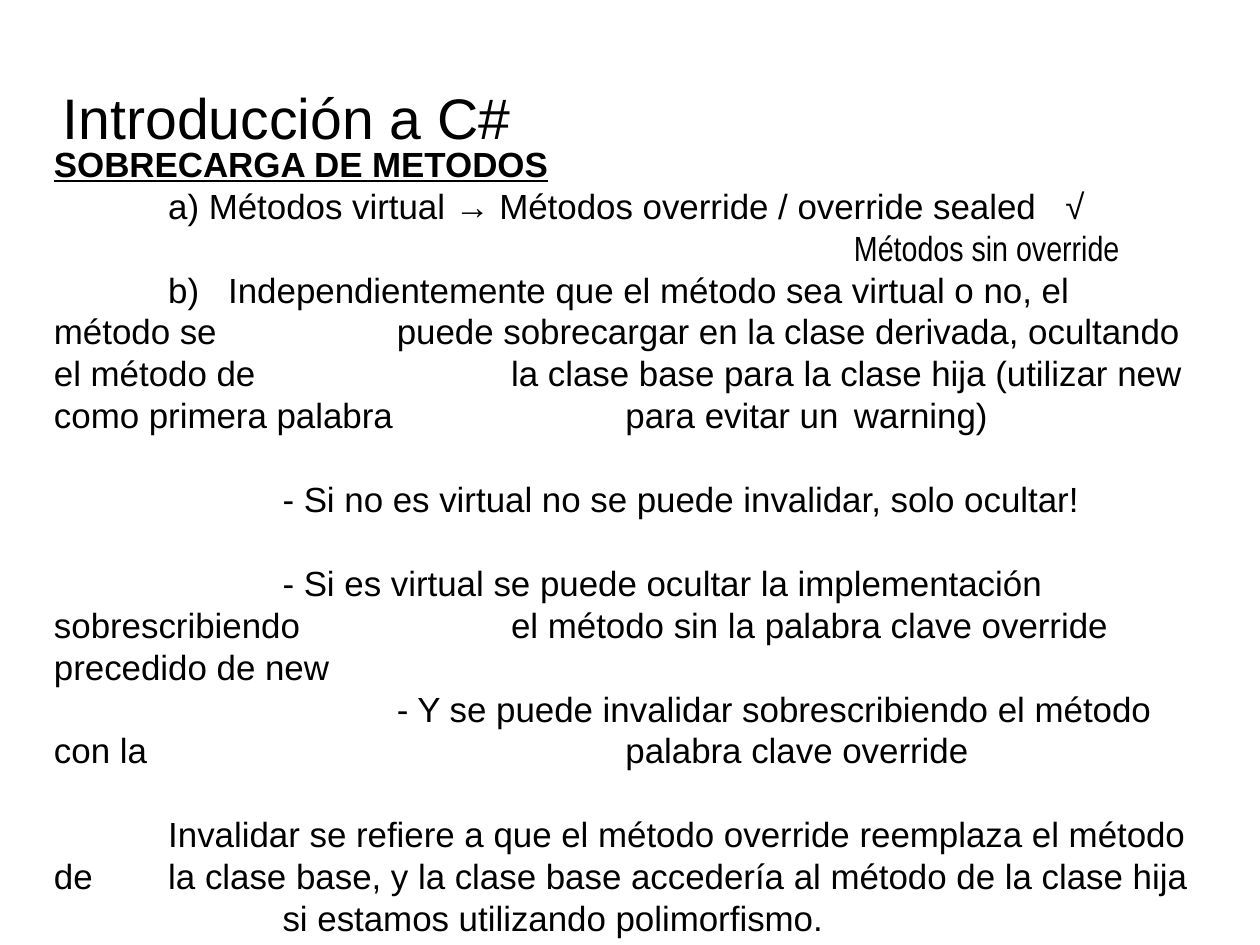
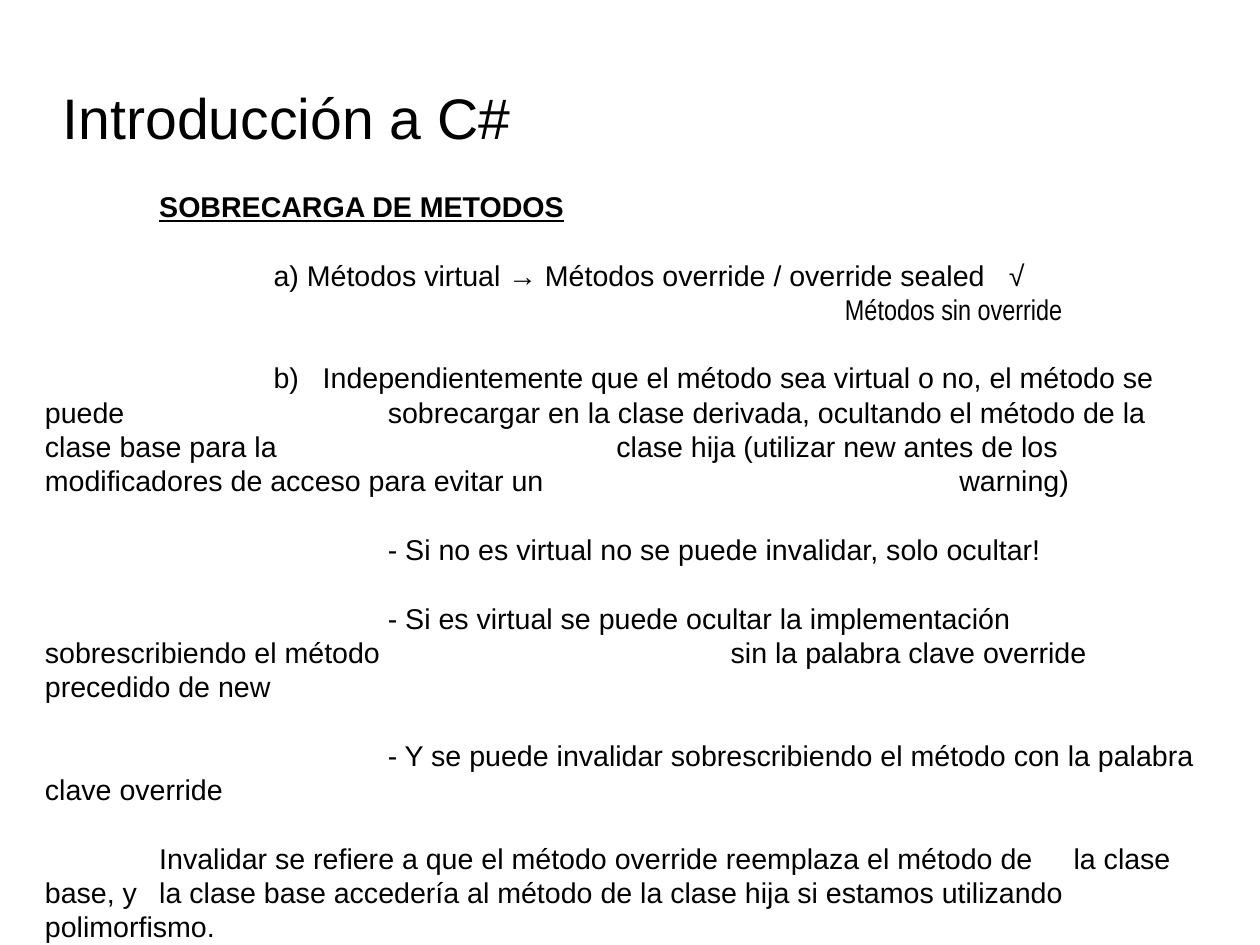
Before and after one commit to videojuegos-abastos/PMV, a slide deck: slide 12 of te/Tema 4 (Chema)/t4.3.- Definiendo miembros de una clase.odp. Drawn at 1260x945 pixels with LibreOffice and Linux fonts; fonts in the diff are those of the drawing; background and template pictures are left out. Boxes give left, top, right and bottom in pixels: in the first picture for what was removed or moved away, otherwise in the second. Text is boxed around its words. In the diff, an @@ line names an element or a change of style, - is before the commit and + after.

```diff
--- a/te/Tema 4 (Chema)/t4.3.- Definiendo miembros de una clase.odp
+++ b/te/Tema 4 (Chema)/t4.3.- Definiendo miembros de una clase.odp
@@ text at box(45, 197, 1193, 909): size 22 to 18 pt in "SOBRECARGA DE METODOS", "a) Métodos virtual → Métodos override / ...", "Métodos sin override", "- Si no es virtual no se ..." and 3 more places @@
@@ text "SOBRECARGA DE METODOS": place and size @@
-text "SOBRECARGA DE METODOS" at box(54, 193, 1187, 896)
+text "SOBRECARGA DE METODOS" at box(45, 197, 1193, 909)
@@ text "SOBRECARGA DE METODOS" at box(45, 197, 1193, 909): vertical alignment middle to top @@
@@ text at box(45, 367, 1153, 497): text changed; size 22 to 18 pt @@
-b) Independientemente que el método sea virtual o no, el método se puede sobrecargar en la clase derivada, ocultando el método de la clase base para la clase hija (utilizar new como primera palabra para evitar un warning)
+b) Independientemente que el método sea virtual o no, el método se puede sobrecargar en la clase derivada, ocultando el método de la clase base para la clase hija (utilizar new antes de los modificadores de acceso para evitar un warning)
```
Also in this commit, not shown: 20 other slides changed, 1 slide added, 4 slides removed, 1 other file.
